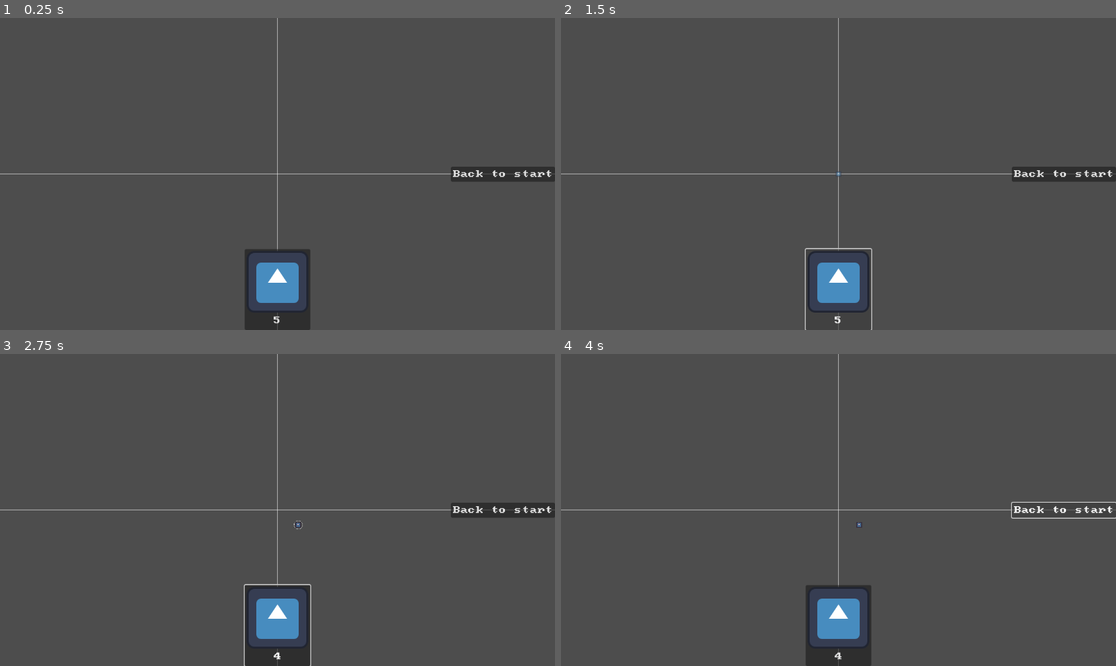
Above: before the commit, frames 1-4 (two rows, left to right).
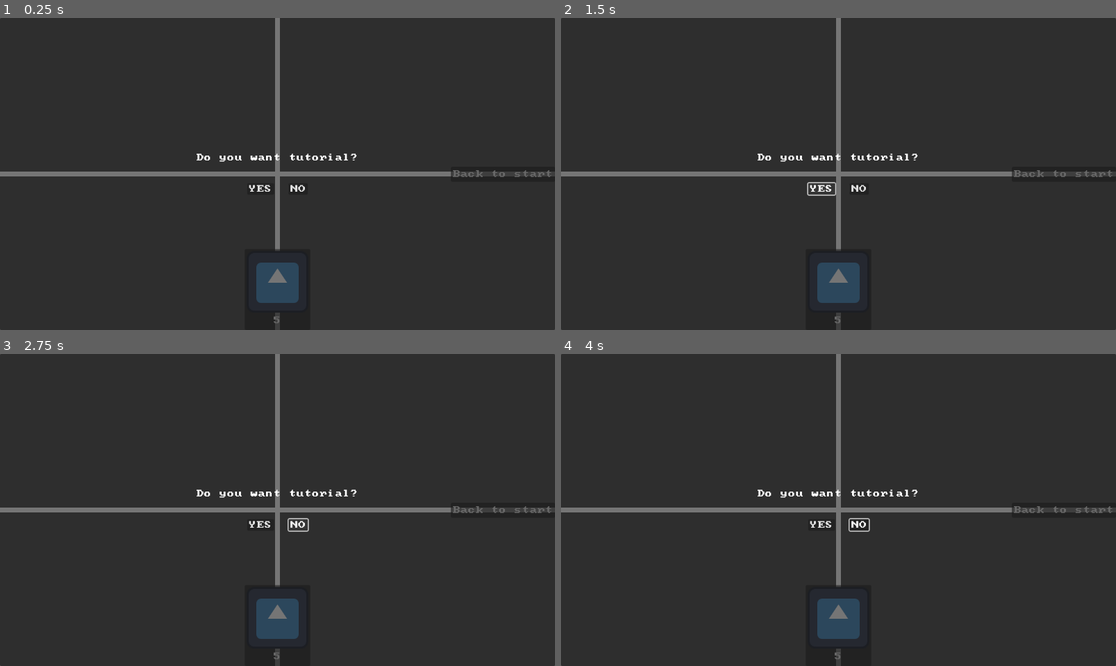
Above: after the commit, the same moments.

Repository: Iviv122/swiatlowod-2
Game: Godot game, scene res://main.tscn
Two runs of this game, one before a commit and one after it. Both use one fixed random seed, a clock stepped at 60 frames per second and the inputs below. The engine's default icon, where the game draws it, is replaced by a stand-in: a white triangle on a blue panel in a dark square.
Inputs (mouse positions are in pixels of both pictures, inside the frame that each line leads up to):
- Up to frame 1 (0.25 s): no input
- Up to frame 2 (1.5 s): click "5" at 0.5 s; click "5" (after the commit: "YES") at 1.25 s
- Up to frame 3 (2.75 s): click (299, 525) at 2 s, where only the run after the commit has a clickable "NO"
- Up to frame 4 (4 s): click (838, 625) at 2.75 s, where only the run before the commit has a clickable "4"; click "Back to start" at 3.5 s

The runs differ from the first frame. In frame 1, 98% of the frame differs, in the area x 0-100%, y 0-100%; in frame 2, 99%; in frame 3, 98%; in frame 4, 99%.

Commit message:
tutorial, beginning

Diff:
--- a/main.tscn
+++ b/main.tscn
@@ -7,6 +7,7 @@
 [ext_resource type="Script" uid="uid://ckbxto3f132l4" path="res://objects/components/component_stash.gd" id="5_272bh"]
 [ext_resource type="Script" uid="uid://coyx87dugdujn" path="res://objects/camera/camera_return_to_origin.gd" id="5_lquwl"]
 [ext_resource type="Script" uid="uid://dumw5oi7t7v2" path="res://objects/camera/camera_move.gd" id="6_7mycd"]
+[ext_resource type="PackedScene" uid="uid://de864lepfoan0" path="res://prefabs/tutorial.tscn" id="8_5vw27"]
 
 [sub_resource type="Resource" id="Resource_5vw27"]
 script = ExtResource("5_272bh")
@@ -62,7 +63,6 @@
 metadata/_custom_type_script = "uid://coyx87dugdujn"
 
 [node name="CameraMove" type="Camera2D" parent="."]
-zoom = Vector2(0.1, 0.1)
 script = ExtResource("6_7mycd")
 Speed = 500.0
 metadata/_custom_type_script = "uid://dumw5oi7t7v2"
@@ -77,3 +77,5 @@
 texture_repeat = 2
 points = PackedVector2Array(0, -10000, 0, 10000)
 texture_mode = 1
+
+[node name="Tutorial_node" parent="." instance=ExtResource("8_5vw27")]
--- /dev/null
+++ b/objects/game_state.gd
@@ -0,0 +1,19 @@
+extends Node
+class_name GameState
+
+signal state_change(s : State)
+
+var state = State.Tutorial
+
+func _ready():
+    state_change.emit(State.Tutorial)
+
+func change_state(s : State):
+    state = s
+    state_change.emit(State.Tutorial)
+
+enum State{
+    Playing,
+    Selecting,
+    Tutorial
+}
--- /dev/null
+++ b/objects/ui/change_game_state.gd
@@ -0,0 +1,10 @@
+extends Button
+class_name ChangeGameState
+
+@export var state_set : GameState.State
+@export var remove : Array[Node]
+
+func _pressed() -> void:
+    GameStateInstance.change_state(state_set)
+    for i in remove:
+        i.queue_free()
--- a/objects/ui/selection_circle.gd
+++ b/objects/ui/selection_circle.gd
@@ -7,6 +7,7 @@
 
 func _ready():
 	init_scale = scale
+
 func appear() -> void:
 	if tween:
 		tween.kill()
--- /dev/null
+++ b/prefabs/game_state_instance.tscn
@@ -0,0 +1,7 @@
+[gd_scene load_steps=2 format=3 uid="uid://r0kkx1hotyc7"]
+
+[ext_resource type="Script" uid="uid://d5pl0xs8x4ta" path="res://objects/game_state.gd" id="1_2pyqt"]
+
+[node name="GameStateInstance" type="Node"]
+script = ExtResource("1_2pyqt")
+metadata/_custom_type_script = "uid://d5pl0xs8x4ta"
--- /dev/null
+++ b/prefabs/tutorial.tscn
@@ -0,0 +1,43 @@
+[gd_scene format=3 uid="uid://de864lepfoan0"]
+
+[node name="Tutorial_node" type="CanvasLayer"]
+layer = 3
+
+[node name="Panel" type="Panel" parent="."]
+anchors_preset = 15
+anchor_right = 1.0
+anchor_bottom = 1.0
+grow_horizontal = 2
+grow_vertical = 2
+
+[node name="VBoxContainer" type="VBoxContainer" parent="Panel"]
+layout_mode = 1
+anchors_preset = 8
+anchor_left = 0.5
+anchor_top = 0.5
+anchor_right = 0.5
+anchor_bottom = 0.5
+offset_left = -20.0
+offset_top = -20.0
+offset_right = 20.0
+offset_bottom = 20.0
+grow_horizontal = 2
+grow_vertical = 2
+theme_override_constants/separation = 45
+
+[node name="Label" type="Label" parent="Panel/VBoxContainer"]
+layout_mode = 2
+text = "Do you want tutorial?"
+
+[node name="HBoxContainer" type="HBoxContainer" parent="Panel/VBoxContainer"]
+layout_mode = 2
+theme_override_constants/separation = 30
+alignment = 1
+
+[node name="Button" type="Button" parent="Panel/VBoxContainer/HBoxContainer"]
+layout_mode = 2
+text = "YES"
+
+[node name="Button2" type="Button" parent="Panel/VBoxContainer/HBoxContainer"]
+layout_mode = 2
+text = "NO"
--- a/project.godot
+++ b/project.godot
@@ -17,11 +17,12 @@
 
 [autoload]
 
-PopTextCreatorInstance="*res://assets/pop_text_creator_instance.tscn"
+PopTextCreatorInstance="*res://prefabs/pop_text_creator_instance.tscn"
+GameStateInstance="*res://prefabs/game_state_instance.tscn"
 
 [display]
 
-window/size/mode=2
+window/size/mode=3
 
 [editor_plugins]
 
Not shown: 1 places in main.tscn that only renumber resources
Not shown, added: objects/game_state.gd.uid
Not shown, added: objects/ui/change_game_state.gd.uid
Not shown: 1 places in prefabs/component.tscn that only renumber resources
Renamed: assets/pop_text_creator_instance.tscn -> prefabs/pop_text_creator_instance.tscn
